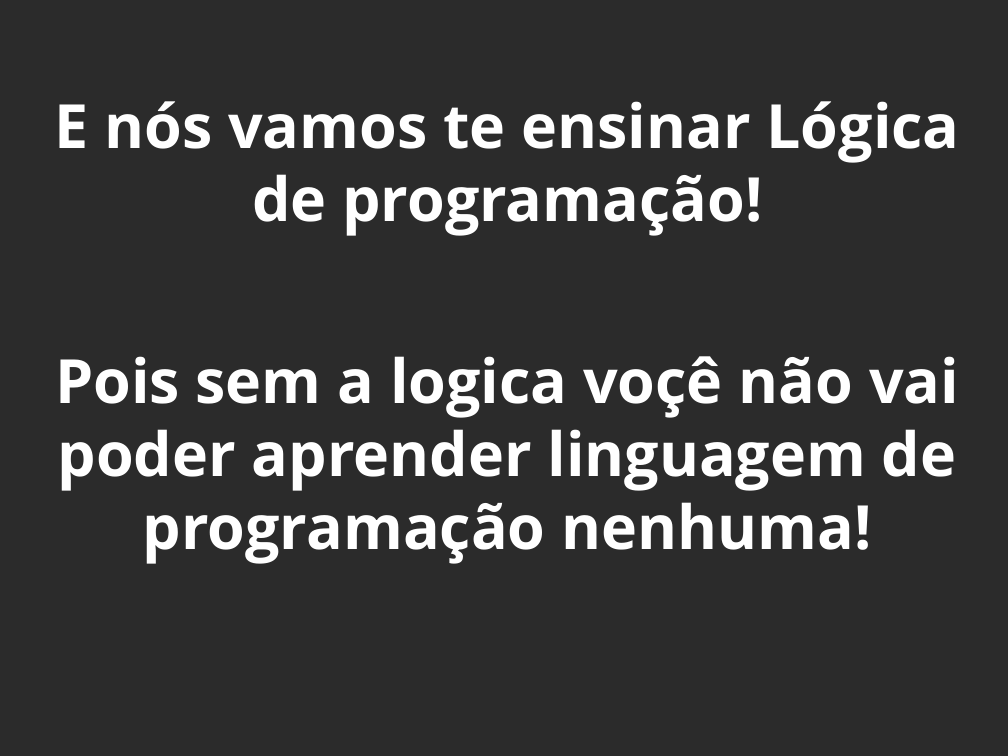
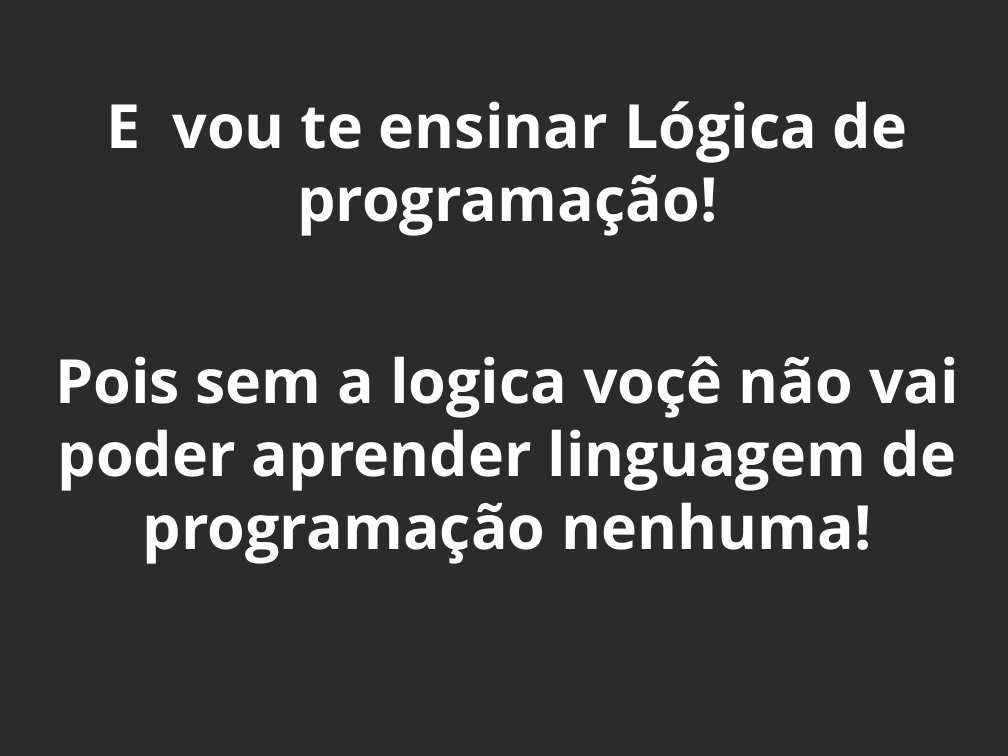
Before and after one commit to DiogenesDv/delivery, a slide deck: slide 3 of Curso_Logina/Curso de logica de programação com o Bitss.odp (slide 4 before the commit). Drawn at 1008x756 pixels with LibreOffice and Linux fonts; fonts in the diff are those of the drawing; background and template pictures are left out; a plain dark background stands for a picture behind light text. Boxes give left, top, right and bottom in pixels: in the first picture for what was removed or moved away, otherwise in the second. Text is boxed around its words. In the diff, an @@ line names an element or a change of style, - is before the commit and + after.

```diff
--- a/Curso_Logina/Curso de logica de programação com o Bitss.odp
+++ b/Curso_Logina/Curso de logica de programação com o Bitss.odp
@@ title at (107, 101, 907, 236): text changed @@
-E nós vamos te ensinar Lógica de programação!
+E vou te ensinar Lógica de programação!
```
Also in this commit, not shown: 1 other slide changed, 1 slide added, 3 slides removed, 3 other files.
